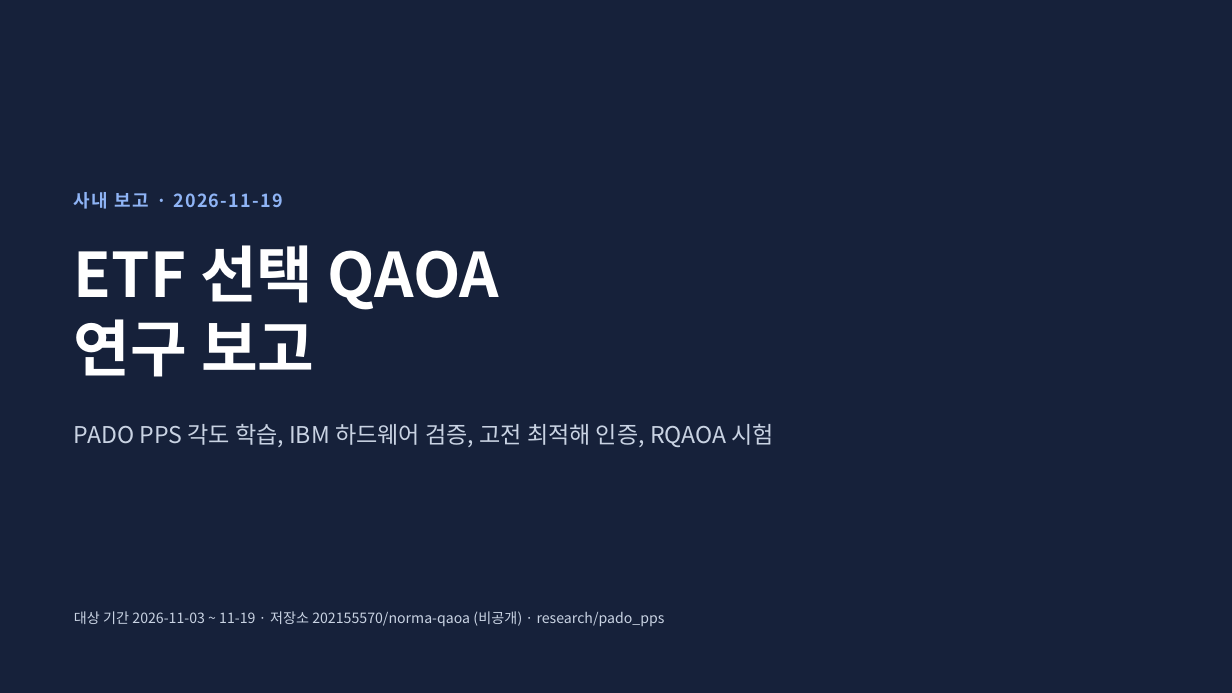
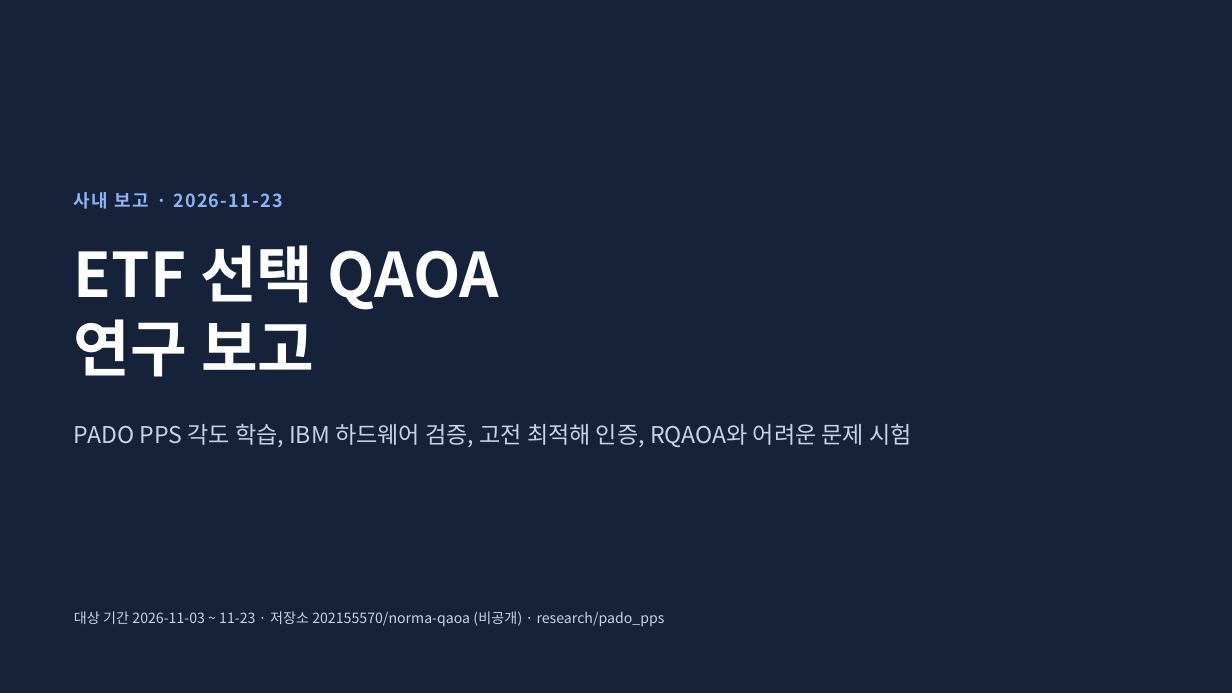
Before and after one commit to 202155570/norma-qaoa, a slide deck: slide 1 of docs/qaoa_research_report_2026-11-19.pptx. Drawn at 1232x693 pixels with LibreOffice and Linux fonts; fonts in the diff are those of the drawing. Boxes give left, top, right and bottom in pixels: in the first picture for what was removed or moved away, otherwise in the second. Text is boxed around its words. In the diff, an @@ line names an element or a change of style, - is before the commit and + after.

```diff
--- a/docs/qaoa_research_report_2026-11-19.pptx
+++ b/docs/qaoa_research_report_2026-11-19.pptx
@@ text at <box>74,192,283,209</box>: text changed @@
-사내 보고 · 2026-11-19
+사내 보고 · 2026-11-23
@@ text at <box>74,423,912,447</box>: text changed @@
-PADO PPS 각도 학습, IBM 하드웨어 검증, 고전 최적해 인증, RQAOA 시험
+PADO PPS 각도 학습, IBM 하드웨어 검증, 고전 최적해 인증, RQAOA와 어려운 문제 시험
@@ text at <box>74,611,665,627</box>: text changed @@
-대상 기간 2026-11-03 ~ 11-19 · 저장소 202155570/norma-qaoa (비공개) · research/pado_pps
+대상 기간 2026-11-03 ~ 11-23 · 저장소 202155570/norma-qaoa (비공개) · research/pado_pps
```
Also in this commit, not shown: 6 other slides changed, 3 slides added, 3 other files.
